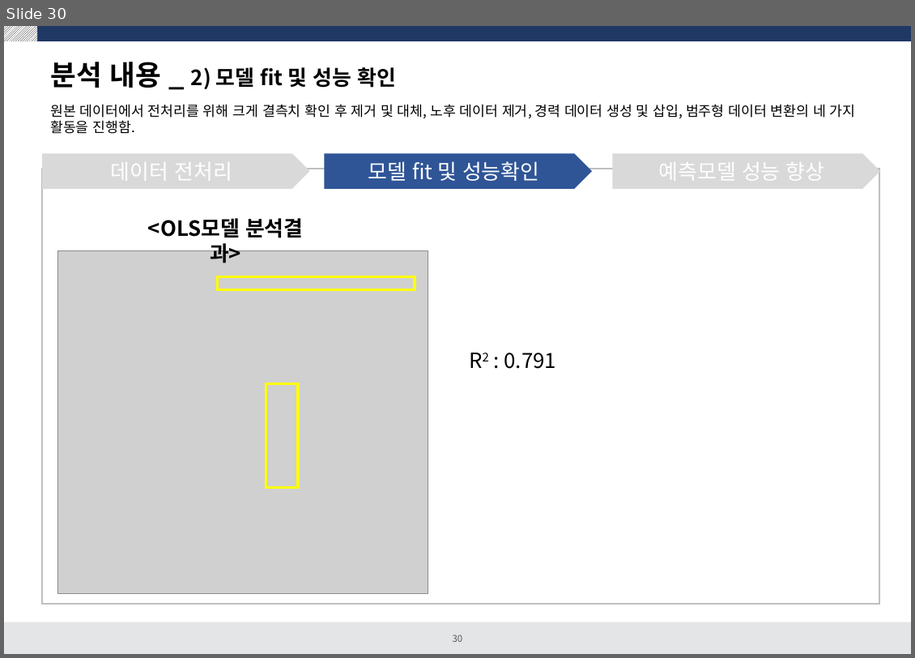
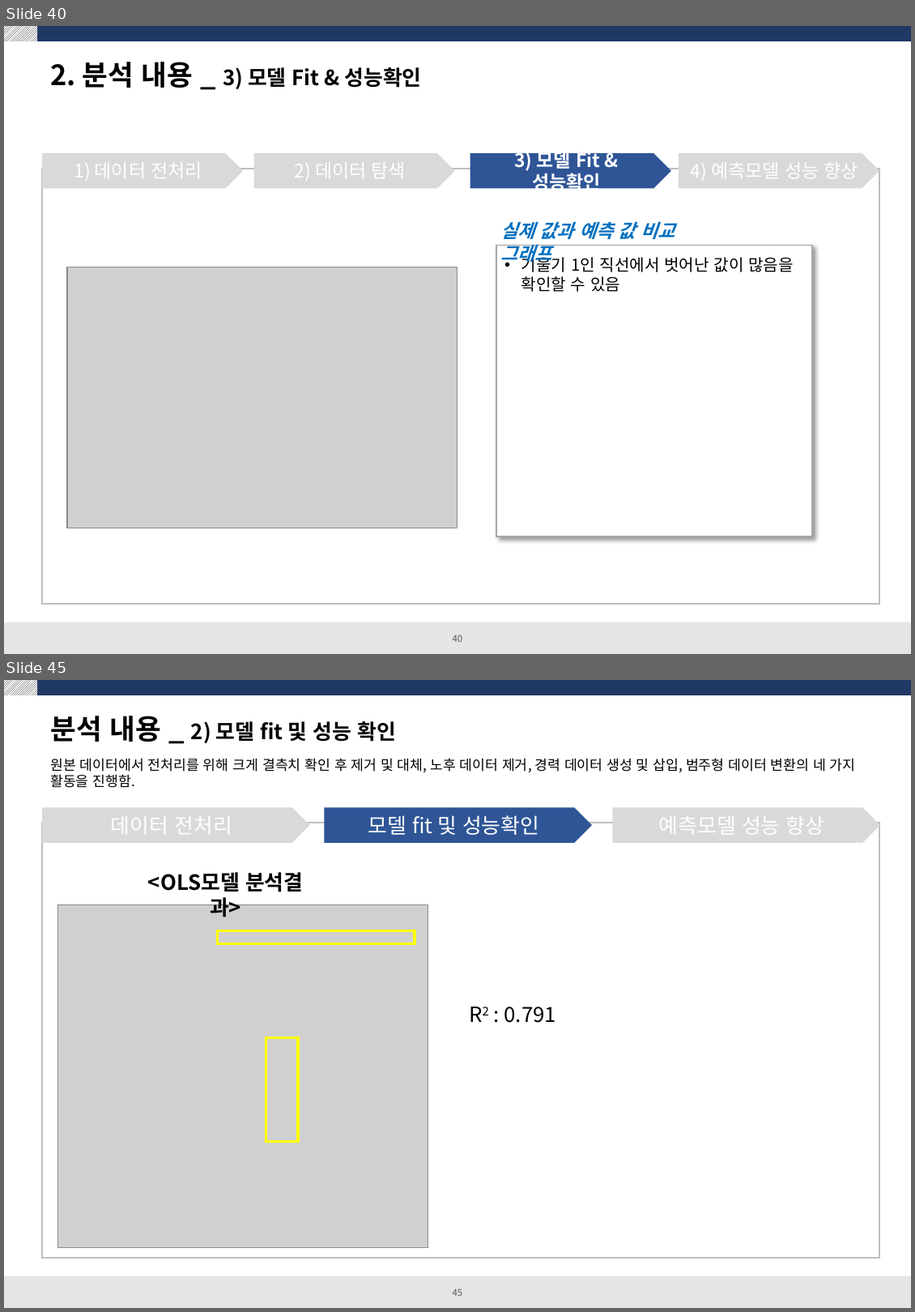
Before and after one commit to dss-14th/Regression_3_project, a slide deck: 여성임금 예측프로젝트.pptx. Shown one above the other, each under a label of ours: slide 30 before the commit, slides 40 and 45 after it; the slides between them are not shown. The pictures are 915x658 and 915x1312 pixels, drawn with LibreOffice and Linux fonts; fonts in the diff are those of the drawing; grey boxes stand for pictures. Boxes give left, top, right and bottom in pixels: in the first picture for what was removed or moved away, otherwise in the second. Text is boxed around its words. In the diff, an @@ line names an element or a change of style, - is before the commit and + after.

```diff
--- a/여성임금 예측프로젝트.pptx
+++ b/여성임금 예측프로젝트.pptx
@@ slide 40 added at [4, 26, 911, 654], background #FFFFFF; not listed: 4 template elements that a slide beside it also shows @@
@@ title added at [50, 62, 422, 89], 18 pt, text #000000, bold @@
+2. 분석 내용 _ 3) 모델 Fit & 성능확인
@@ rectangle added at [42, 169, 880, 604], outline #BFBFBF 1 pt @@
@@ group added at [42, 153, 880, 189]: 4 pentagon arrows @@
+1) 데이터 전처리
+2) 데이터 탐색
+3) 모델 Fit & 성능확인
+4) 예측모델 성능 향상
@@ text added at [501, 221, 675, 265], 16 pt, text #0070C0, bold, italic @@
+실제 값과 예측 값 비교 그래프
@@ picture added at [68, 267, 458, 528] @@
@@ rectangle added at [496, 246, 812, 537], fill #FFFFFF, outline #A6A6A6 1 pt, 14 pt, text #000000 @@
+• 기울기 1인 직선에서 벗어난 값이 많음을 확인할 수 있음
@@ what was slide 30 is now slide 45 @@
@@ page number at [453, 1288, 463, 1296]: text changed @@
-30
+45
```
Also in this commit, not shown: 14 slides changed, 26 other slides added, 8 slides removed, 6 other files.
